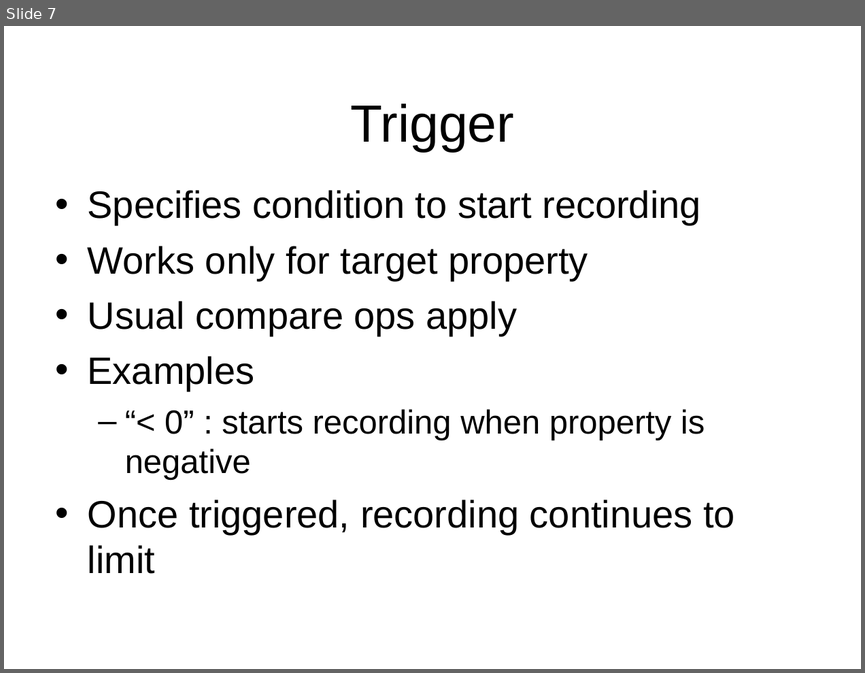
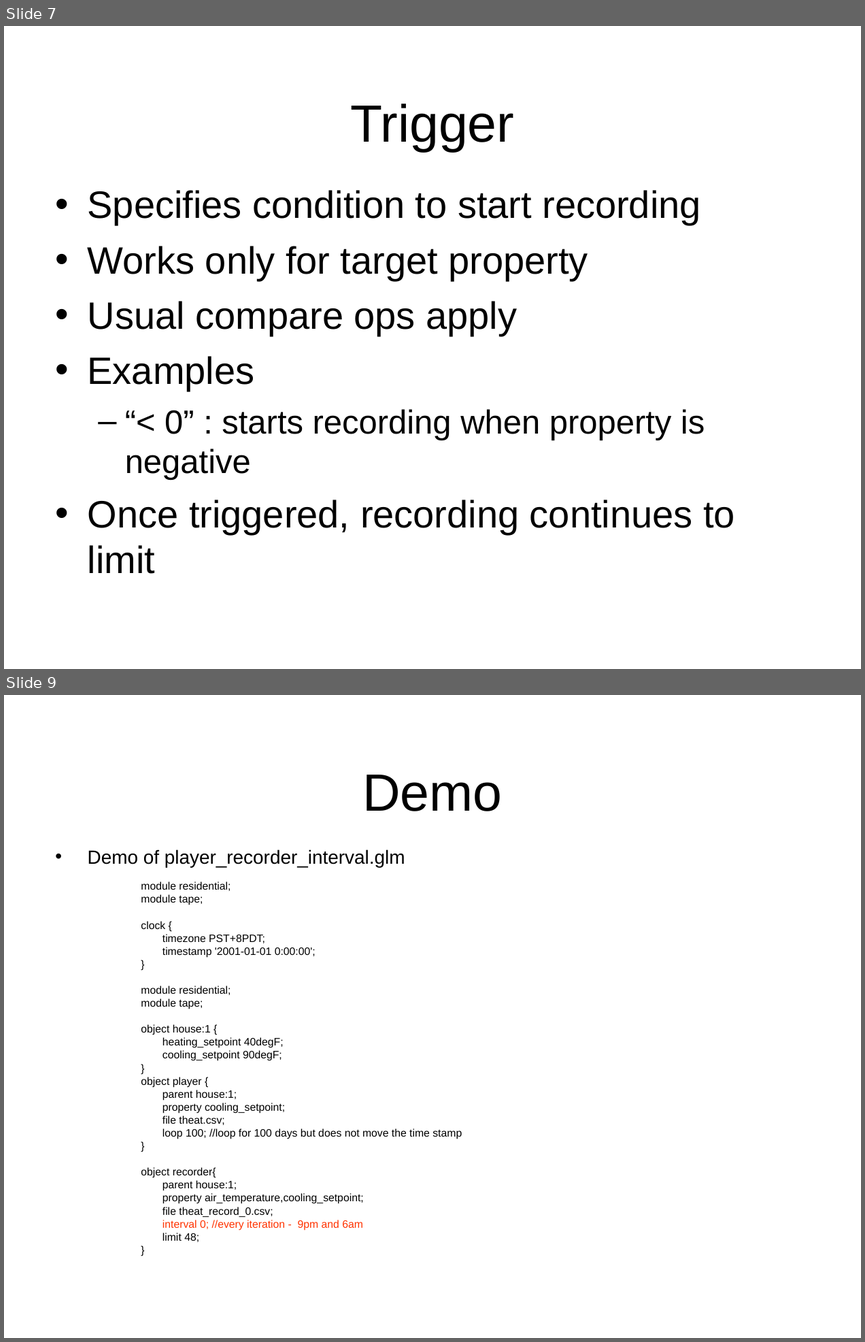
Before and after one commit to gridlab-d/course, a slide deck: 2.2 - Recorders.pps. Shown one above the other, each under a label of ours: slide 7 before the commit, slides 7 and 9 after it; the slides between them are not shown. The pictures are 865x673 and 865x1342 pixels, drawn with LibreOffice and Linux fonts; fonts in the diff are those of the drawing; background and template pictures are left out. Boxes give left, top, right and bottom in pixels: in the first picture for what was removed or moved away, otherwise in the second. Text is boxed around its words. In the diff, an @@ line names an element or a change of style, - is before the commit and + after.

Commit message:
Chitra's revision to content- added demo examples.

```diff
--- a/2.2 - Recorders.pps
+++ b/2.2 - Recorders.pps
@@ slide 9 added at (4,695,861,1338), background picture (left out) @@
@@ title added at (362,775,502,811), 44 pt, text #000000 @@
+Demo
@@ text added at (88,849,462,1242), 9 pt, text #000000 @@
+• Demo of player_recorder_interval.glm
+    module residential;
+    module tape;
+    clock {
+    timezone PST+8PDT;
+    timestamp '2001-01-01 0:00:00';
+    }
+    module residential;
+    module tape;
+    object house:1 {
+    heating_setpoint 40degF;
+    cooling_setpoint 90degF;
+    }
+    object player {
+    parent house:1;
+    property cooling_setpoint;
+    file theat.csv;
+    loop 100; //loop for 100 days but does not move the time stamp
+    }
+    object recorder{
+    parent house:1;
+    property air_temperature,cooling_setpoint;
+    file theat_record_0.csv;
+    interval 0; //every iteration - 9pm and 6am
+    limit 48;
+    }
```
Also in this commit, not shown: 1 slide changed, 2 other slides added.
